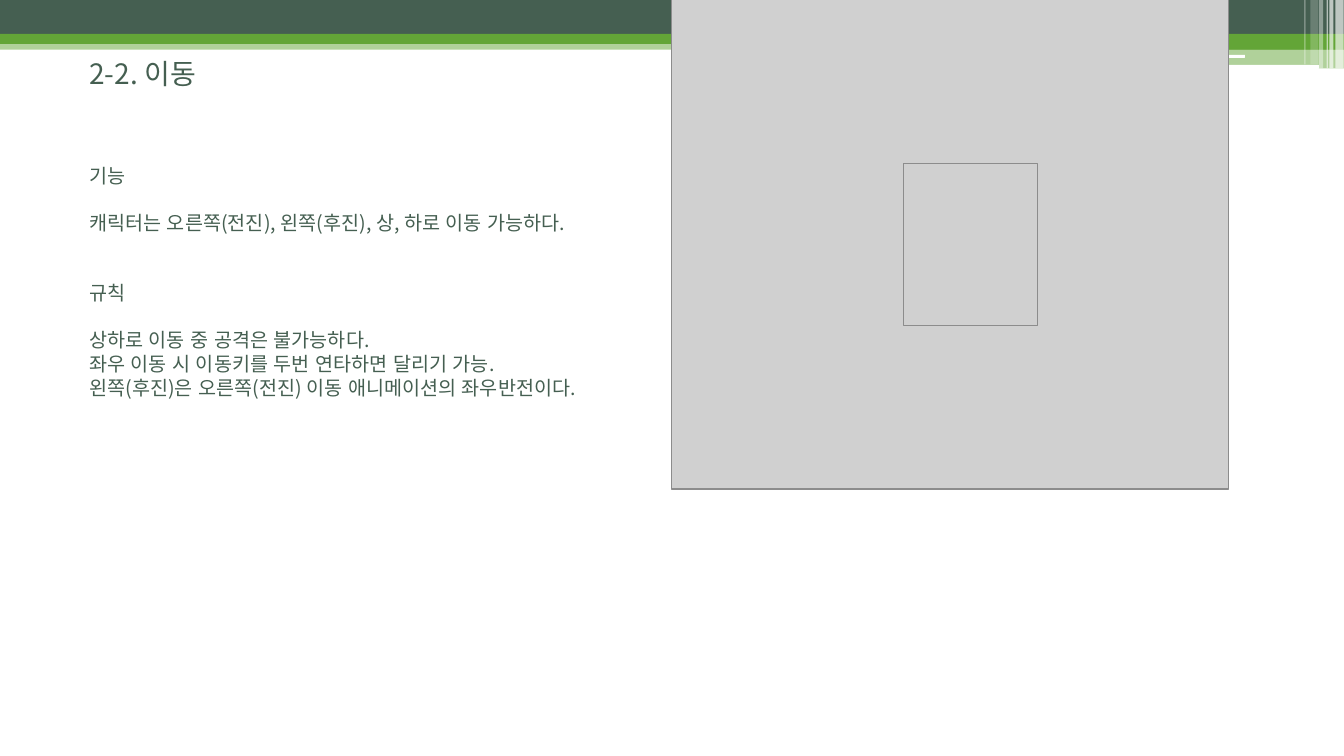
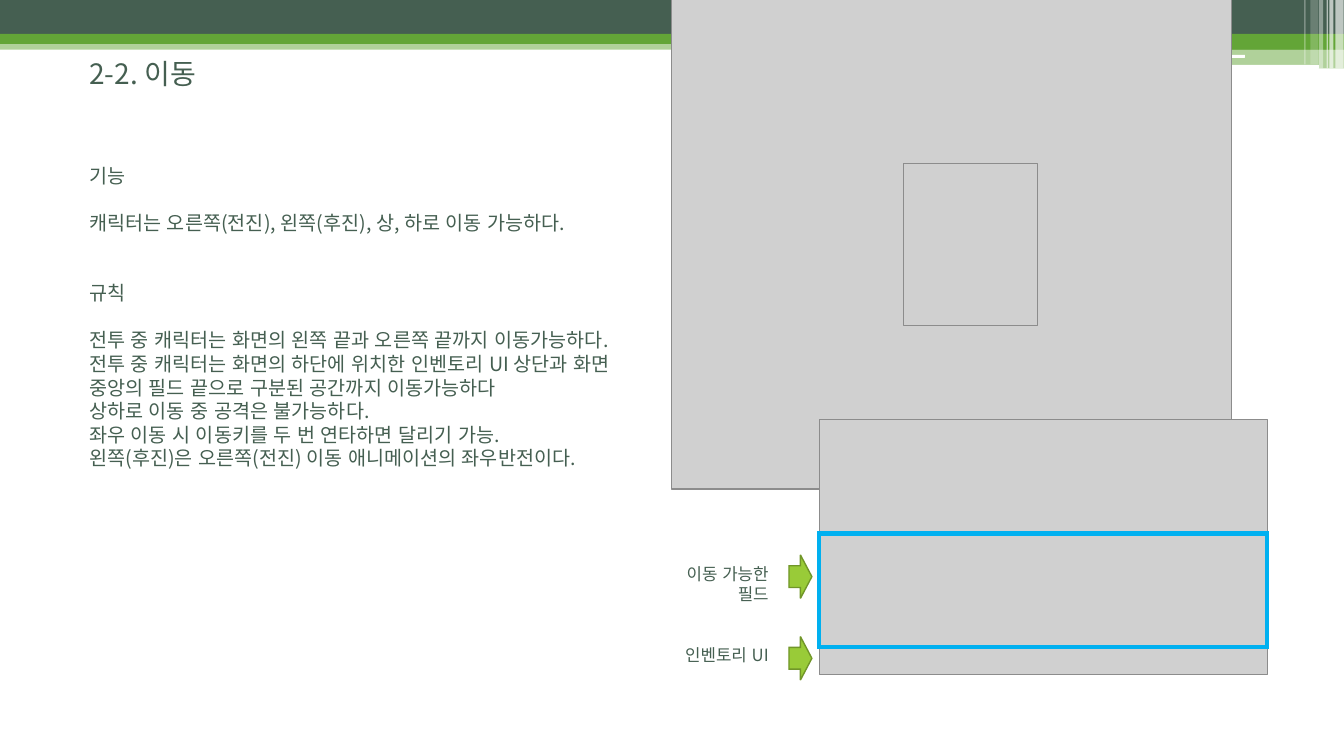
Before and after one commit to uknim2000/TIL, a slide deck: slide 9 of 003_게임기획서/노비의모험_전투시스템_김병훈_v002_200129.pptx. Drawn at 1344x756 pixels with LibreOffice and Linux fonts; fonts in the diff are those of the drawing; grey boxes stand for pictures. Boxes give left, top, right and bottom in pixels: in the first picture for what was removed or moved away, otherwise in the second. Text is boxed around its words. In the diff, an @@ line names an element or a change of style, - is before the commit and + after.

Commit message:
전투시스템 수정

```diff
--- a/003_게임기획서/노비의모험_전투시스템_김병훈_v002_200129.pptx
+++ b/003_게임기획서/노비의모험_전투시스템_김병훈_v002_200129.pptx
@@ text at (89,330,609,397): paragraphs added @@
+전투 중 캐릭터는 화면의 왼쪽 끝과 오른쪽 끝까지 이동가능하다.
+전투 중 캐릭터는 화면의 하단에 위치한 인벤토리 UI 상단과 화면 중앙의 필드 끝으로 구분된 공간까지 이동가능하다
@@ picture added at (820,419,1268,675) @@
@@ text at (89,425,500,444): spaces changed @@
-좌우 이동 시 이동키를 두번 연타하면 달리기 가능.
+좌우 이동 시 이동키를 두 번 연타하면 달리기 가능.
@@ rectangle added at (820,533,1268,647), outline #00B0F0 3 pt @@
@@ text added at (687,566,769,601), 12 pt, text #455F51 @@
+이동 가능한
+필드
@@ right arrow added at (789,555,813,598), fill #99CB38, outline #719629 1 pt @@
@@ text added at (685,647,769,663), 12 pt, text #455F51 @@
+인벤토리 UI
@@ right arrow added at (789,636,813,680), fill #99CB38, outline #719629 1 pt @@
```
Also in this commit, not shown: 6 other slides changed.
